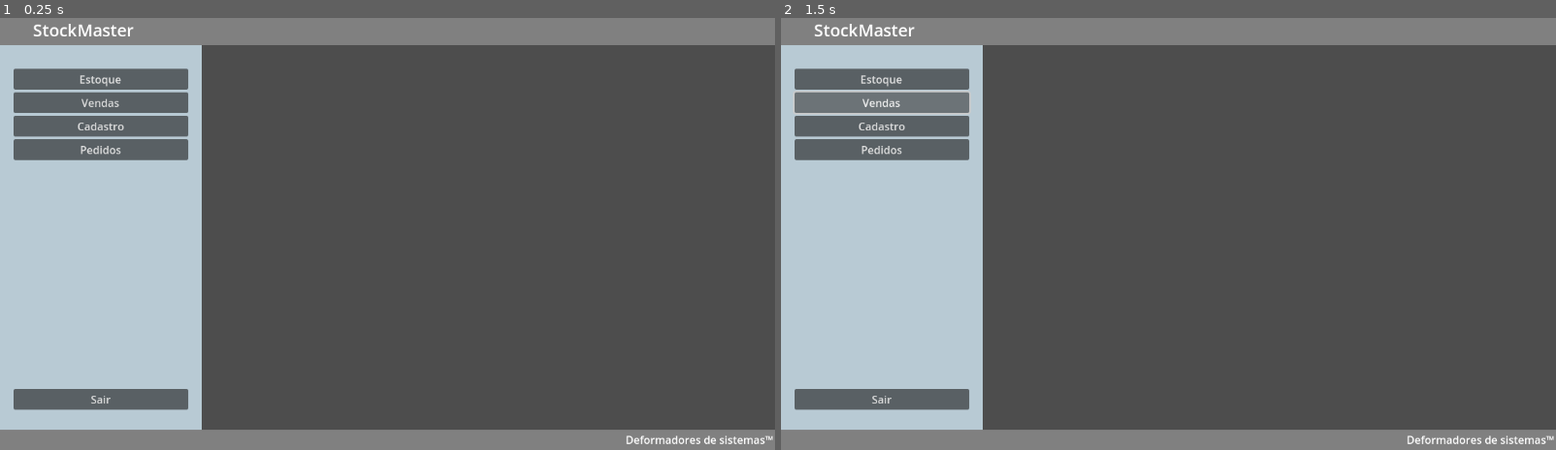
Above: before the commit, frames 1-2 (left to right).
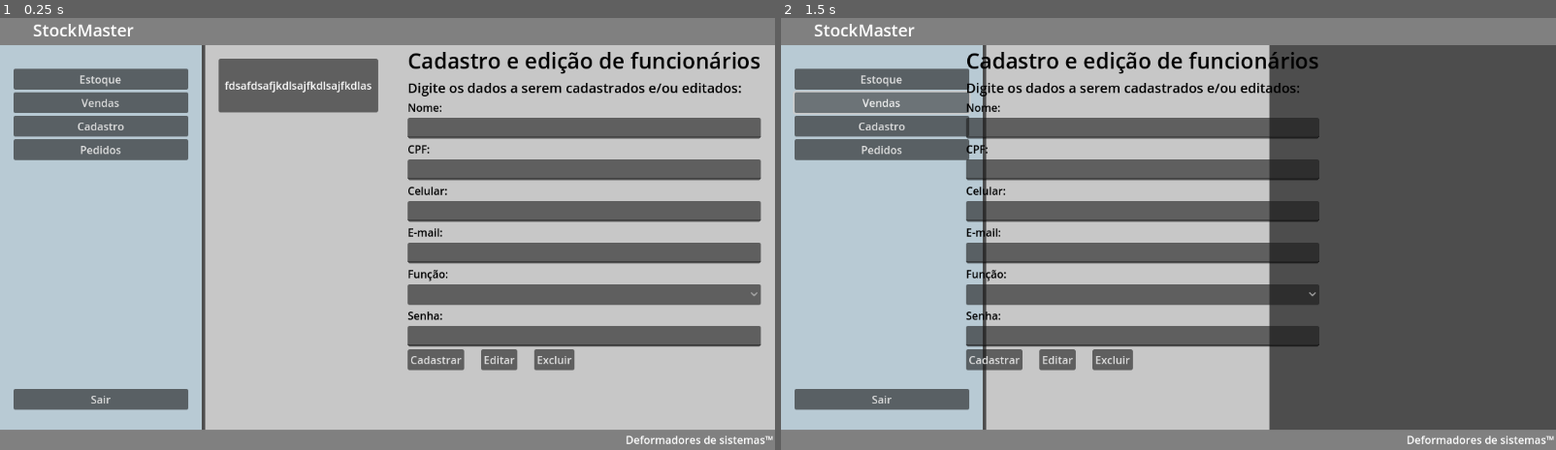
Above: after the commit, the same moments.

Repository: Jeday03/Sistema-De-Inventario-Modeladgem-De-Sistemas
Game: Godot game, scene res://Scenes/DefaultPage2.tscn
Two runs of this game, one before a commit and one after it. Both use one fixed random seed, a clock stepped at 60 frames per second and the inputs below. This scene is started directly instead of the project's main scene.
Inputs:
- Up to frame 1 (0.25 s): no input
- Up to frame 2 (1.5 s): click "Estoque" at 0.5 s; click "Vendas" at 1.25 s

The runs differ from the first frame. In frame 1, 50% of the frame differs, in the area x 26-100%, y 6-96%; in frame 2, 25%.

Commit message:
Coloca tela de funcionários

Diff:
--- a/stockmastergodot2/Scenes/CadastroFuncionario.tscn
+++ b/stockmastergodot2/Scenes/CadastroFuncionario.tscn
@@ -7,6 +7,8 @@
 anchor_bottom = 1.0
 grow_horizontal = 2
 grow_vertical = 2
+size_flags_horizontal = 3
+size_flags_vertical = 3
 
 [node name="ColorRect" type="ColorRect" parent="."]
 layout_mode = 1
--- a/stockmastergodot2/Scenes/DefaultPage2.tscn
+++ b/stockmastergodot2/Scenes/DefaultPage2.tscn
@@ -1,6 +1,7 @@
-[gd_scene load_steps=2 format=3 uid="uid://kmqmxm1dioua"]
+[gd_scene load_steps=3 format=3 uid="uid://kmqmxm1dioua"]
 
 [ext_resource type="Script" uid="uid://cu2d6ncr24eja" path="res://Scripts/DefaultPage.gd" id="1_oxy3b"]
+[ext_resource type="PackedScene" uid="uid://flpa1v0if7uv" path="res://Scenes/CadastroFuncionario.tscn" id="2_4tmdg"]
 
 [node name="DefaultPage" type="Control"]
 layout_mode = 3
@@ -43,6 +44,7 @@
 anchor_bottom = 1.0
 grow_horizontal = 2
 grow_vertical = 2
+theme_override_constants/separation = 5
 
 [node name="Sidebar" type="ColorRect" parent="MainFrame"]
 z_index = -1
@@ -92,6 +94,15 @@
 text = "Sair
 "
 
+[node name="MarginContainer" type="MarginContainer" parent="MainFrame"]
+layout_mode = 2
+size_flags_horizontal = 3
+theme_override_constants/margin_top = 25
+theme_override_constants/margin_bottom = 25
+
+[node name="Control" parent="MainFrame/MarginContainer" instance=ExtResource("2_4tmdg")]
+layout_mode = 2
+
 [node name="Footer" type="ColorRect" parent="."]
 z_index = 1
 layout_mode = 1
Not shown, changed: stockmastergodot2/GodotFont/fonts/architect-s-daughter/Architects Daughter SIL OFL Font License.txt
